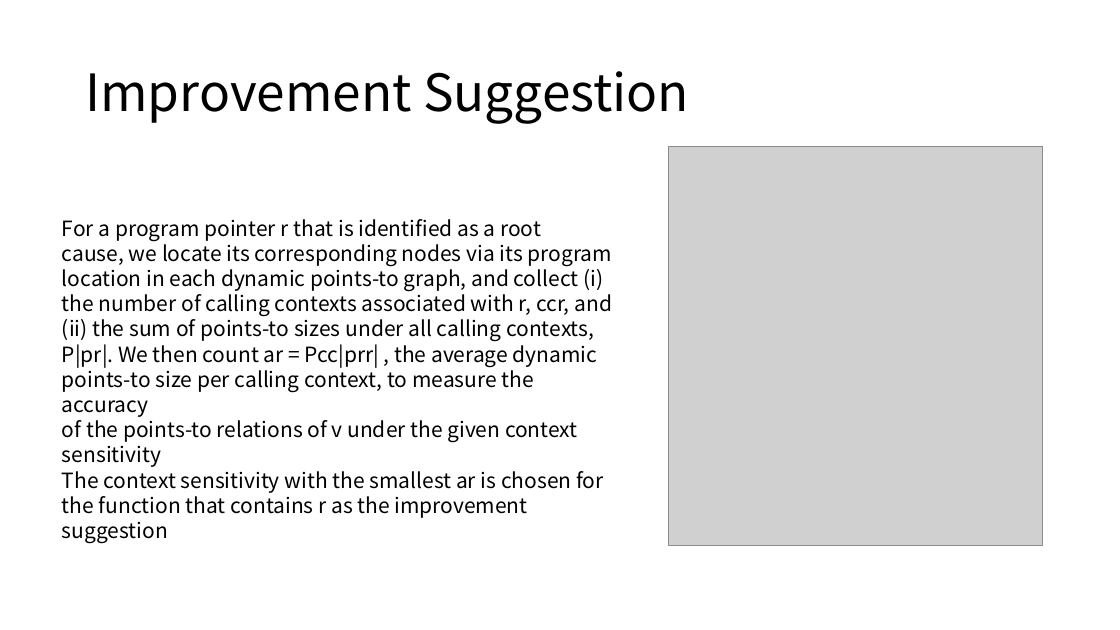
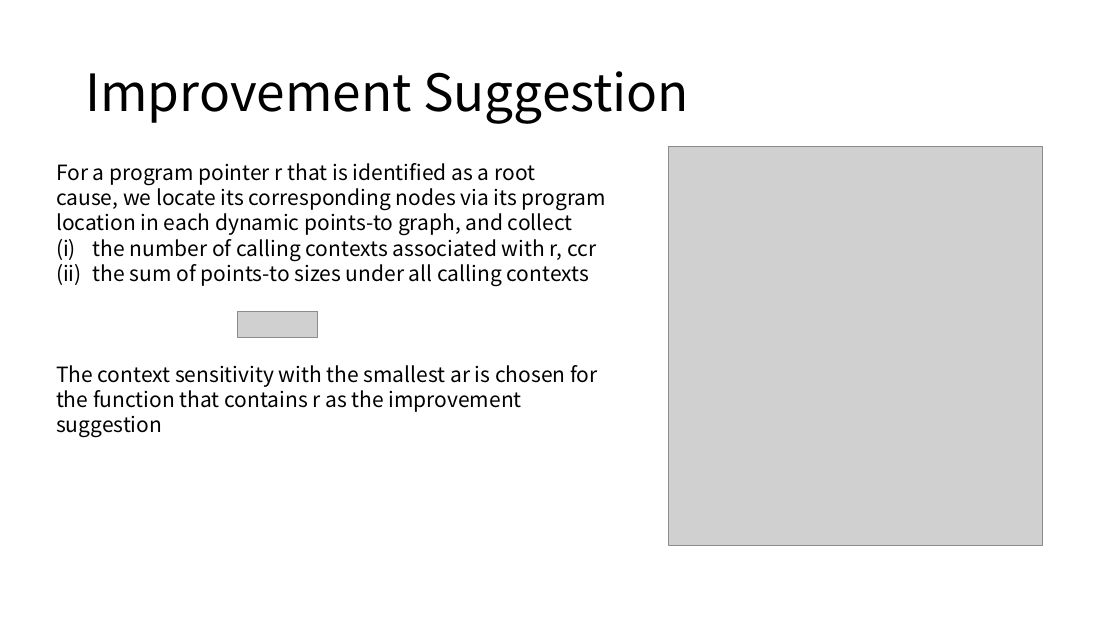
Before and after one commit to suliuzh/papers, a slide deck: slide 24 of 大组会en.pptx. Drawn at 1120x630 pixels with LibreOffice and Linux fonts; fonts in the diff are those of the drawing; grey boxes stand for pictures. Boxes give left, top, right and bottom in pixels: in the first picture for what was removed or moved away, otherwise in the second. Text is boxed around its words. In the diff, an @@ line names an element or a change of style, - is before the commit and + after.

```diff
--- a/大组会en.pptx
+++ b/大组会en.pptx
@@ text at bbox=[56, 163, 606, 437]: text changed @@
-For a program pointer r that is identified as a root
-cause, we locate its corresponding nodes via its program
-location in each dynamic points-to graph, and collect (i)
-the number of calling contexts associated with r, ccr, and
-(ii) the sum of points-to sizes under all calling contexts,
-P|pr|. We then count ar = Pcc|prr| , the average dynamic
-points-to size per calling context, to measure the accuracy
-of the points-to relations of v under the given context sensitivity
-The context sensitivity with the smallest ar is chosen for the function that contains r as the improvement suggestion
+For a program pointer r that is identified as a root
+cause, we locate its corresponding nodes via its program
+location in each dynamic points-to graph, and collect
+(i) the number of calling contexts associated with r, ccr
+(ii) the sum of points-to sizes under all calling contexts
+The context sensitivity with the smallest ar is chosen for the function that contains r as the improvement suggestion
@@ picture added at bbox=[237, 312, 318, 338] @@
```
Also in this commit, not shown: 11 other slides changed, 1 slide added, 1 slide removed, 2 other files.
